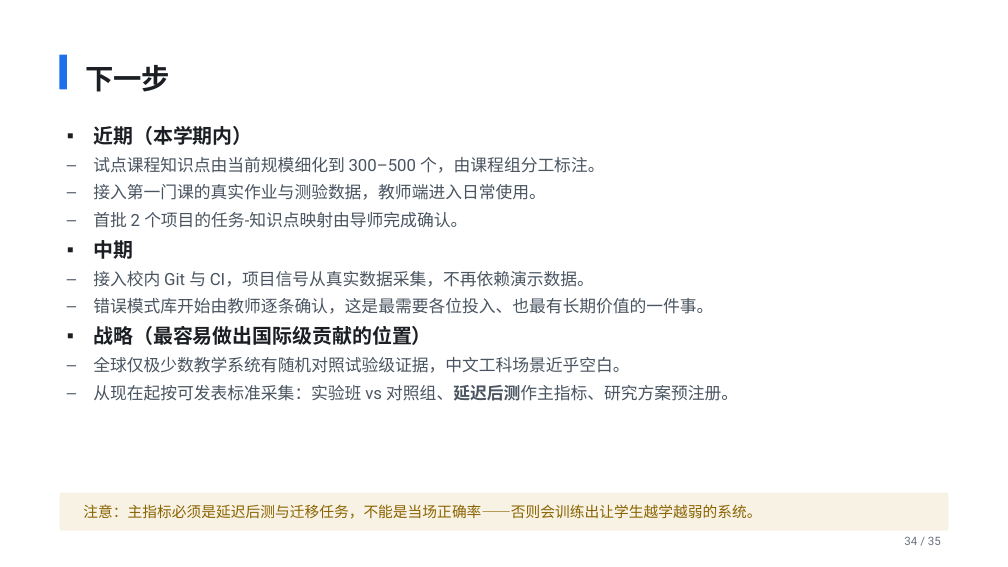
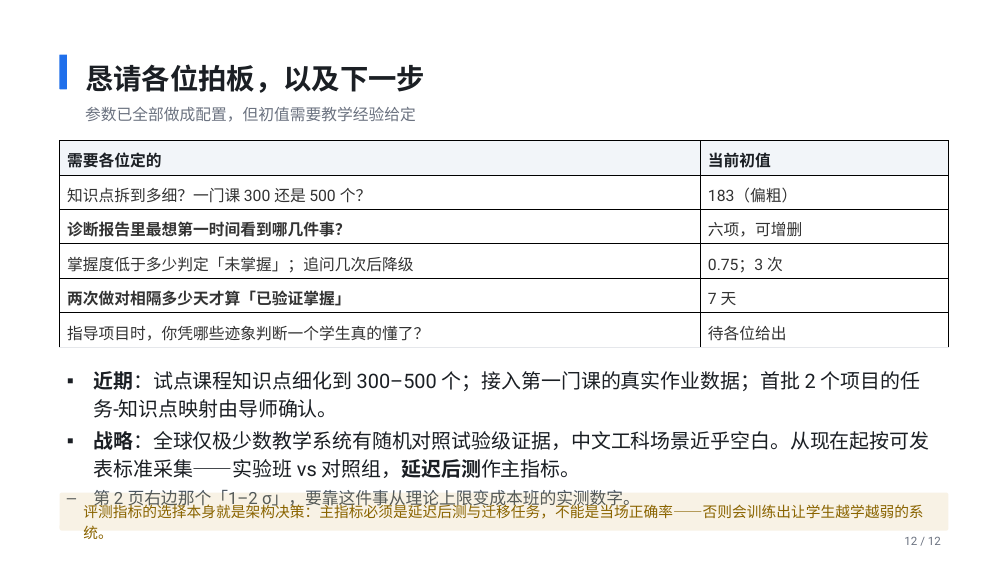
Before and after one commit to codesoldier99/AI_EDU, a slide deck: slide 12 of docs/slides/院长实验班AI教学系统_汇报.pptx (slide 34 before the commit). Drawn at 1008x567 pixels with LibreOffice and Linux fonts; fonts in the diff are those of the drawing. Boxes give left, top, right and bottom in pixels: in the first picture for what was removed or moved away, otherwise in the second. Text is boxed around its words. In the diff, an @@ line names an element or a change of style, - is before the commit and + after.

```diff
--- a/docs/slides/院长实验班AI教学系统_汇报.pptx
+++ b/docs/slides/院长实验班AI教学系统_汇报.pptx
@@ text at [85, 64, 425, 93]: text changed @@
-下一步
+恳请各位拍板，以及下一步
@@ text added at [85, 107, 416, 122], 15 pt, text #6B7280 @@
+参数已全部做成配置，但初值需要教学经验给定
@@ table added at [60, 141, 949, 345], 6 rows, 2 columns @@
+需要各位定的 | 当前初值
+知识点拆到多细？一门课 300 还是 500 个？ | 183（偏粗）
+诊断报告里最想第一时间看到哪几件事？ | 六项，可增删
+掌握度低于多少判定「未掌握」；追问几次后降级 | 0.75；3 次
+两次做对相隔多少天才算「已验证掌握」 | 7 天
+指导项目时，你凭哪些迹象判断一个学生真的懂了？ | 待各位给出
@@ text at [93, 371, 929, 509]: text changed; size 16 to 19 pt; text colour #4A5561 to #1B1F24 @@
-▪ 近期（本学期内）
-  – 试点课程知识点由当前规模细化到 300–500 个，由课程组分工标注。
-  – 接入第一门课的真实作业与测验数据，教师端进入日常使用。
-  – 首批 2 个项目的任务-知识点映射由导师完成确认。
-▪ 中期
-  – 接入校内 Git 与 CI，项目信号从真实数据采集，不再依赖演示数据。
-  – 错误模式库开始由教师逐条确认，这是最需要各位投入、也最有长期价值的一件事。
-▪ 战略（最容易做出国际级贡献的位置）
-  – 全球仅极少数教学系统有随机对照试验级证据，中文工科场景近乎空白。
-  – 从现在起按可发表标准采集：实验班 vs 对照组、延迟后测作主指标、研究方案预注册。
+▪ 近期：试点课程知识点细化到 300–500 个；接入第一门课的真实作业数据；首批 2 个项目的任务-知识点映射由导师确认。
+▪ 战略：全球仅极少数教学系统有随机对照试验级证据，中文工科场景近乎空白。从现在起按可发表标准采集——实验班 vs 对照组，延迟后测作主指标。
+  – 第 2 页右边那个「1–2 σ」，要靠这件事从理论上限变成本班的实测数字。
@@ text at [83, 502, 923, 539]: text changed @@
-注意：主指标必须是延迟后测与迁移任务，不能是当场正确率——否则会训练出让学生越学越弱的系统。
+评测指标的选择本身就是架构决策：主指标必须是延迟后测与迁移任务，不能是当场正确率——否则会训练出让学生越学越弱的系统。
@@ text at [904, 536, 941, 545]: text changed @@
-34 / 35
+12 / 12
```
Also in this commit, not shown: 10 other slides changed, 1 slide added, 24 slides removed, 8 other files.
